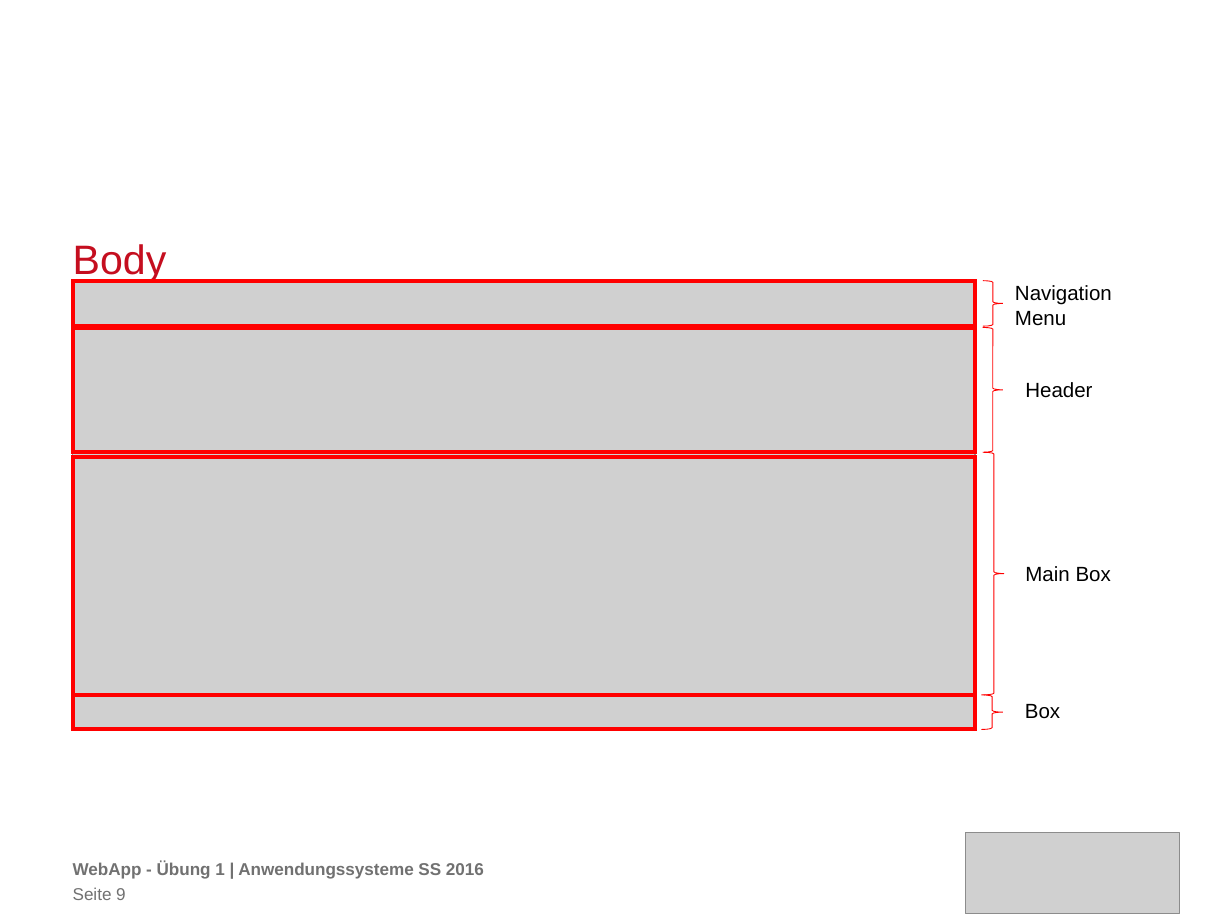
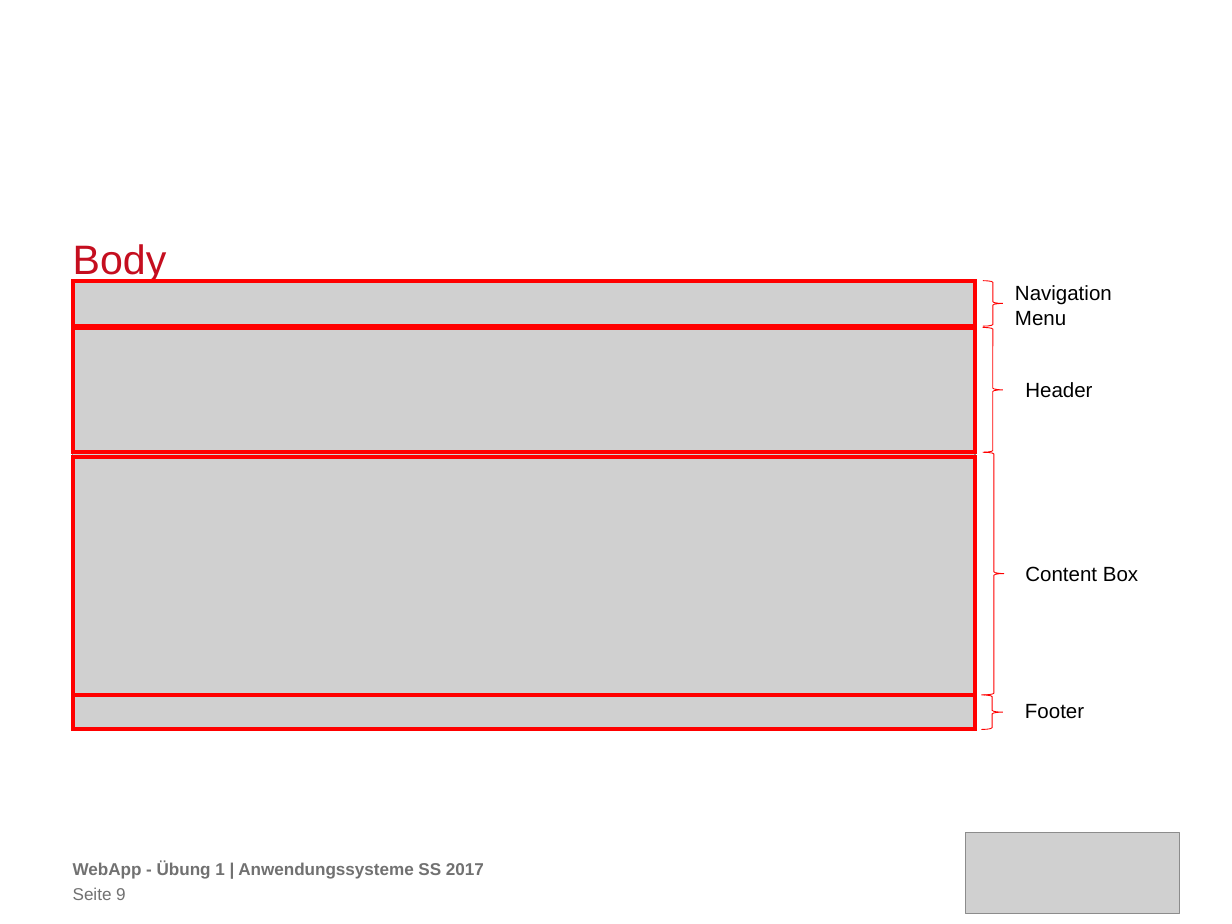
Before and after one commit to carolin262/anwendungssysA1, a slide deck: slide 9 of WebApp_TU.pptx. Drawn at 1232x924 pixels with LibreOffice and Linux fonts; fonts in the diff are those of the drawing; grey boxes stand for pictures; background and template pictures are left out. Boxes give left, top, right and bottom in pixels: in the first picture for what was removed or moved away, otherwise in the second. Text is boxed around its words. In the diff, an @@ line names an element or a change of style, - is before the commit and + after.

Commit message:
Jahreszahl, Body Page aktualisiert

```diff
--- a/WebApp_TU.pptx
+++ b/WebApp_TU.pptx
@@ text at box(1025, 566, 1138, 582): text changed @@
-Main Box
+Content Box
@@ text at box(1025, 704, 1084, 719): text changed @@
-Box
+Footer
@@ text at box(73, 861, 484, 879): text changed @@
-WebApp - Übung 1 | Anwendungssysteme SS 2016
+WebApp - Übung 1 | Anwendungssysteme SS 2017
```
Also in this commit, not shown: 33 other slides changed, 1 other file.
